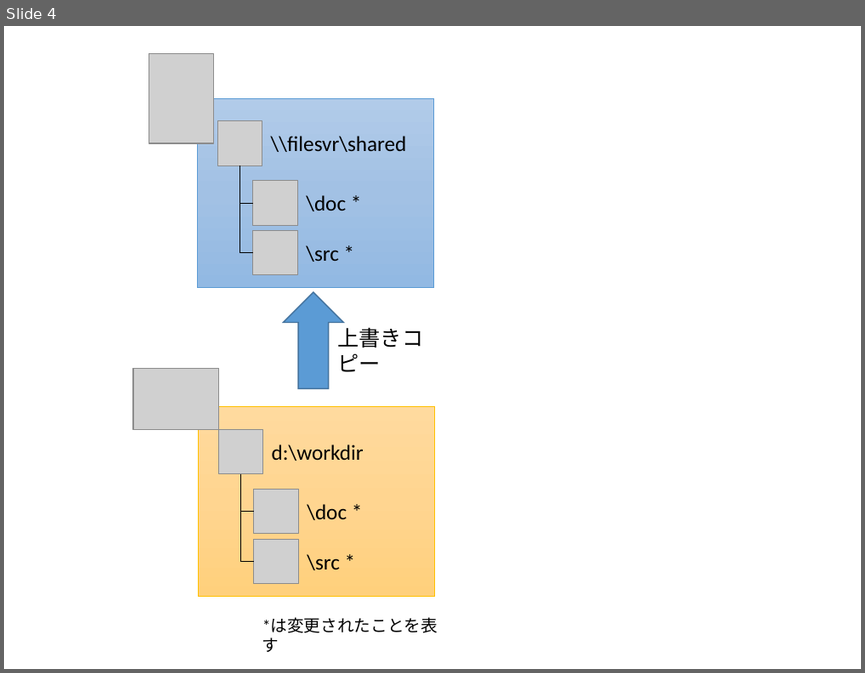
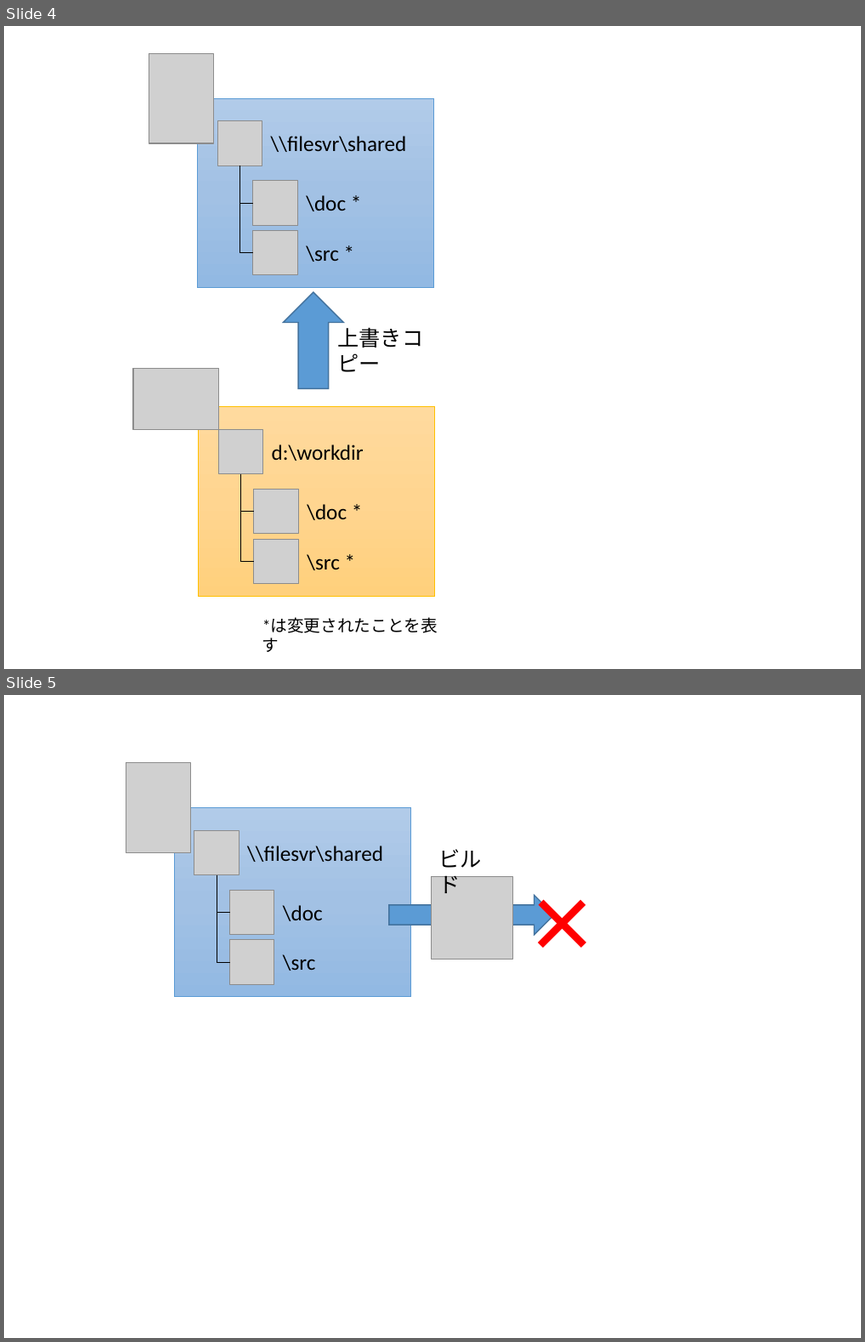
Before and after one commit to masaru-b-cl/introduction-to-vcs, a slide deck: pptx/chapter-1.pptx. Shown one above the other, each under a label of ours: slide 4 before the commit, slides 4 and 5 after it. The pictures are 865x673 and 865x1342 pixels, drawn with LibreOffice and Linux fonts; fonts in the diff are those of the drawing; grey boxes stand for pictures. Boxes give left, top, right and bottom in pixels: in the first picture for what was removed or moved away, otherwise in the second. Text is boxed around its words. In the diff, an @@ line names an element or a change of style, - is before the commit and + after.

```diff
--- a/pptx/chapter-1.pptx
+++ b/pptx/chapter-1.pptx
@@ slide 5 added at (4, 695, 861, 1338), background #FFFFFF @@
@@ picture added at (126, 763, 190, 852) @@
@@ rectangle added at (175, 808, 411, 997), fill gradient #B1CBE9 to #A3C1E5 to #93B9E4, outline #5B9BD5 0.5 pt @@
@@ picture added at (194, 830, 239, 875) @@
@@ text added at (247, 845, 383, 862), 18 pt, text #000000 @@
+\\filesvr\shared
@@ text added at (526, 841, 658, 989), 96 pt, text #FF0000 @@
+×
@@ text added at (438, 849, 481, 893), 18 pt, text #000000 @@
+ビルド
@@ elbow line added from (216, 875) to (229, 913), #000000 0.5 pt @@
@@ elbow line added from (216, 880) to (229, 962), #000000 0.5 pt @@
@@ picture added at (229, 891, 274, 935) @@
@@ right arrow added at (389, 895, 553, 934), fill #5B9BD5, outline #43739E 1 pt @@
@@ picture added at (432, 877, 514, 959) @@
@@ text added at (283, 905, 323, 921), 18 pt, text #000000 @@
+\doc
@@ picture added at (229, 940, 274, 985) @@
@@ text added at (283, 954, 316, 970), 18 pt, text #000000 @@
+\src
```
Also in this commit, not shown: 2 other files.
